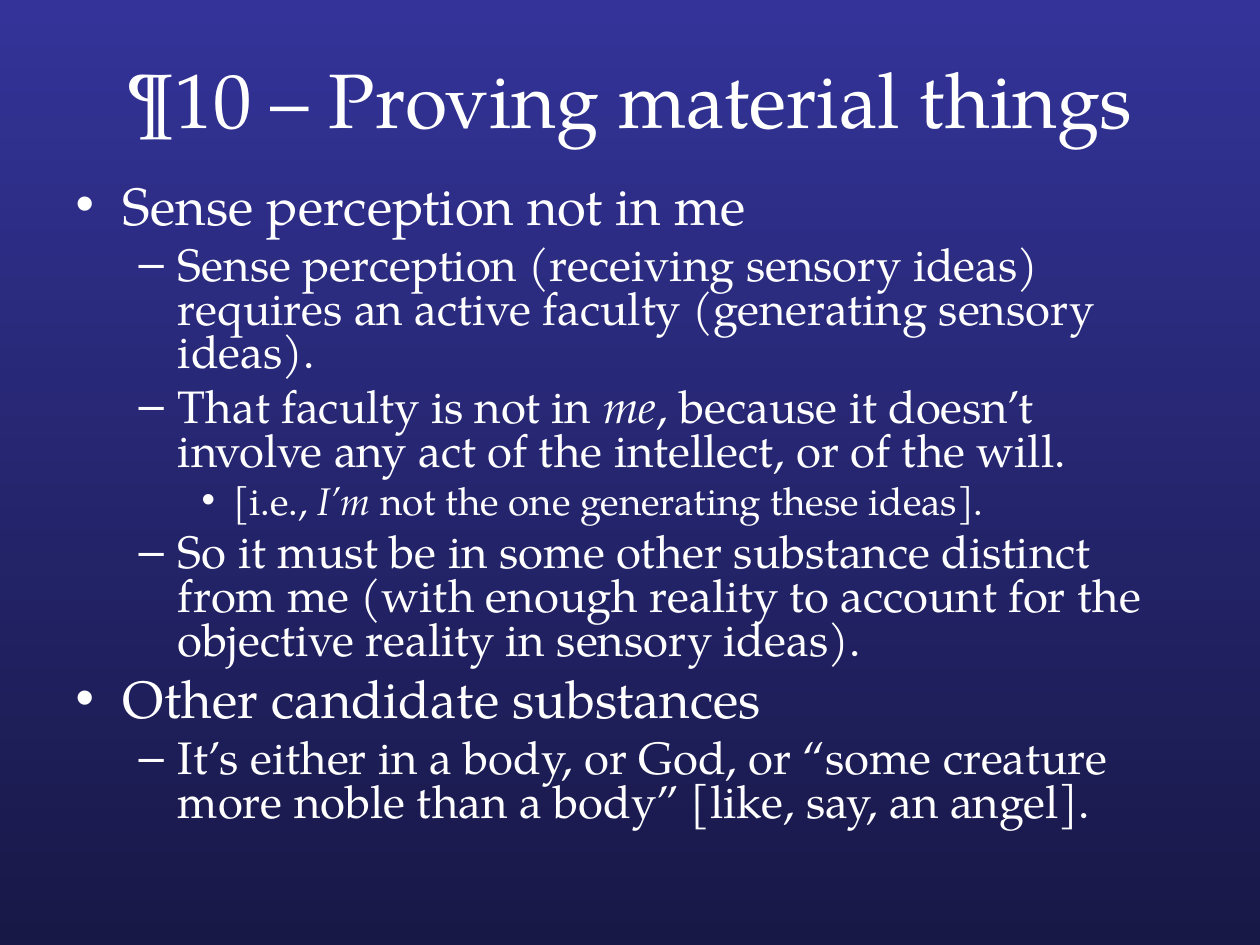
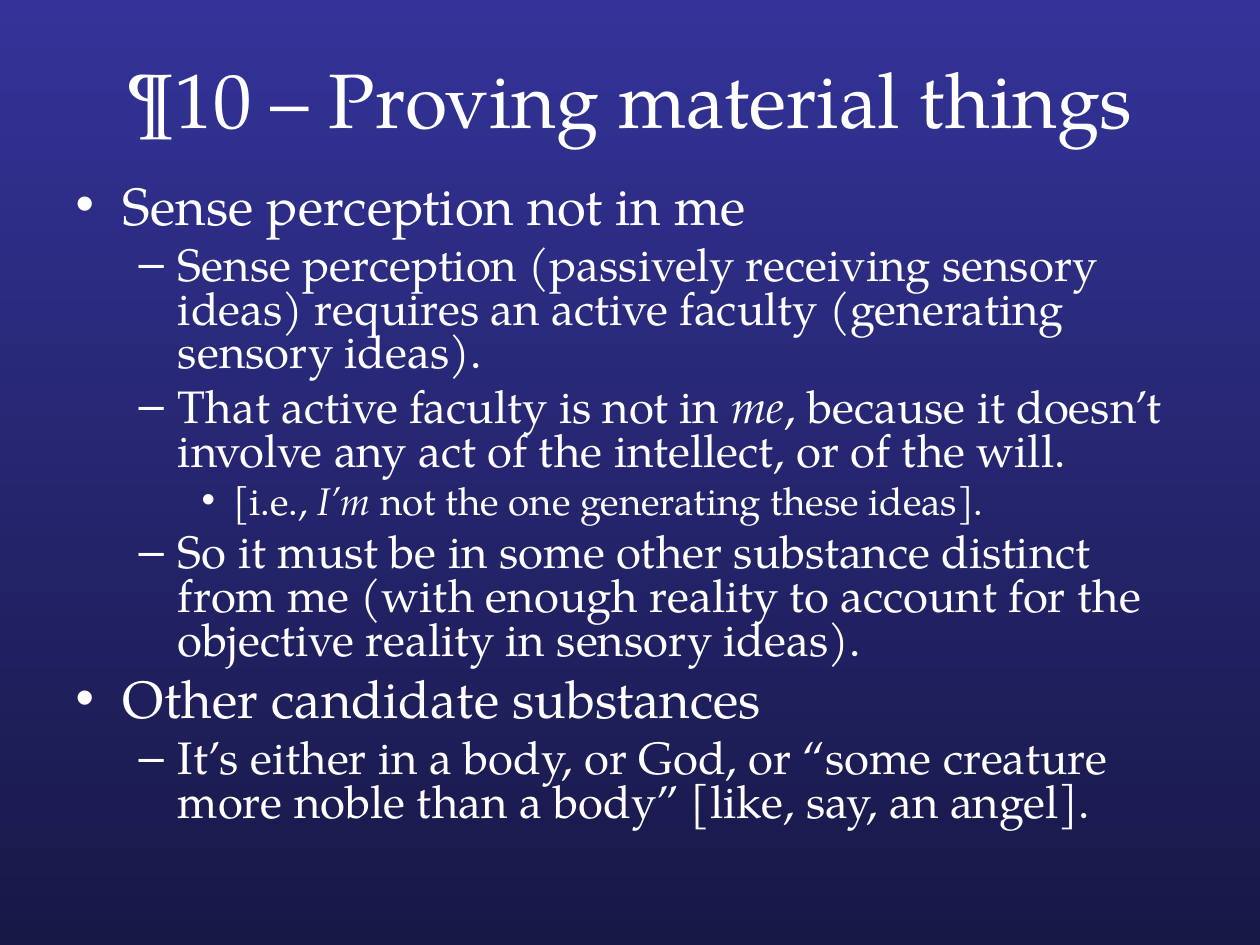
Before and after one commit to colemitchell/colemitchell.github.io, a slide deck: slide 14 of PHIL2220/Med VI.ppt. Drawn at 1260x945 pixels with LibreOffice and Linux fonts; fonts in the diff are those of the drawing. Boxes give left, top, right and bottom in pixels: in the first picture for what was removed or moved away, otherwise in the second. Text is boxed around its words. In the diff, an @@ line names an element or a change of style, - is before the commit and + after.

```diff
--- a/PHIL2220/Med VI.ppt
+++ b/PHIL2220/Med VI.ppt
@@ text at <box>178,233,1161,480</box>: text changed @@
-  – Sense perception (receiving sensory ideas) requires an active faculty (generating sensory ideas).
-  – That faculty is not in me, because it doesn’t involve any act of the intellect, or of the will.
+  – Sense perception (passively receiving sensory ideas) requires an active faculty (generating sensory ideas).
+  – That active faculty is not in me, because it doesn’t involve any act of the intellect, or of the will.
```
Also in this commit, not shown: 4 other slides changed, 4 other files.
